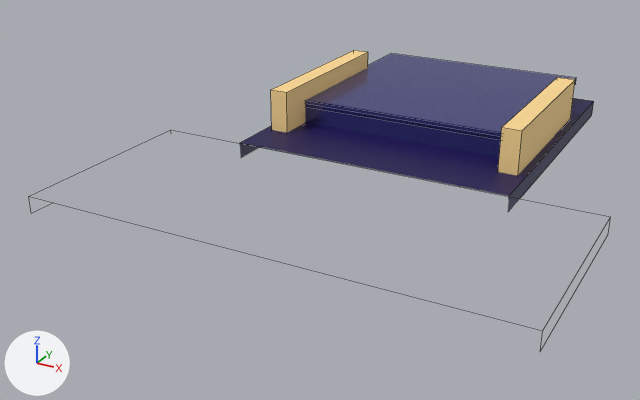
Renders of the Blender file public/assets/pusher.blend from each side of a commit.
Rendered twice from a 50 mm camera at (0.893, -2.163, 0.986) aimed at (-0.128, -0.306, 0.058). The axes (+X, +Y, +Z) are drawn at lower left. The lights are the same throughout. Mesh edges are drawn as thin lines on the coarser meshes.

The first picture shows 'door', 'floor-back', 'floor-front', 'platform-top', 'wall-left', 'wall-right'.
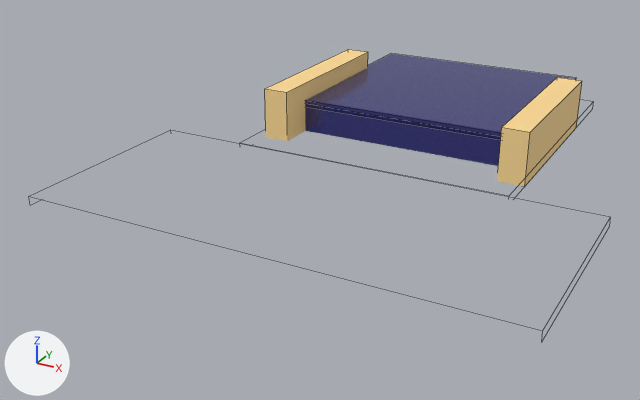
Changed parts and their boxes [x1, y1, x2, y2] in the pictures (640 x 400 px; the box of a moved part takes in the faces that stretch with it):
'floor-back', surface changed, mesh rescaled (blue to grey): before [240, 98, 594, 199]; after [240, 99, 594, 198]
'wall-right', mesh rescaled (9% wider, 10% taller): before [498, 77, 575, 176]; after [498, 77, 582, 186]
'wall-left', mesh rescaled (6% wider): before [271, 50, 368, 133]; after [265, 49, 368, 133]
part 1 of me_floor_back, moved or reshaped: before [240, 101, 594, 199]; after [240, 101, 594, 198]

The change, as a list of edits to the scene's bpy script:
```text
Change mat_floor_back:
    mat_floor_back.alpha: 1.0 -> 0.0
Change me_floor_back:
    where me_floor_back.from_pydata(...)  # 8 vertices, 3 faces, 1 loose edge; spans x -0.37..0.37, y -0.31..0.52, z 0.13..0.175
    used by ob_floor_back; location = (0.0, 0.0, 0.0)
    me_floor_back part 1: the whole mesh is scaled about its middle by (1, 1, 0.556), then moved by (0.0, 0.0, 0.01)
Change me_wall_left:
    where me_wall_left.from_pydata(...)  # 8 vertices, 5 faces; spans x -0.35..-0.3, y -0.18..0.32, z 0.17..0.29
    used by ob_wall_left; location = (0.0, 0.0, 0.0)
    me_wall_left part 2: the whole mesh is scaled about its middle by (1.4, 1, 1.17), then moved by (-0.01, 0.0, -0.01)
Change me_wall_right:
    where me_wall_right.from_pydata(...)  # 8 vertices, 5 faces; spans x 0.3..0.35, y -0.18..0.32, z 0.17..0.29
    used by ob_wall_right; location = (0.0, 0.0, 0.0)
    me_wall_right part 3: the whole mesh is scaled about its middle by (1.4, 1, 1.17), then moved by (0.01, 0.0, -0.01)
```
